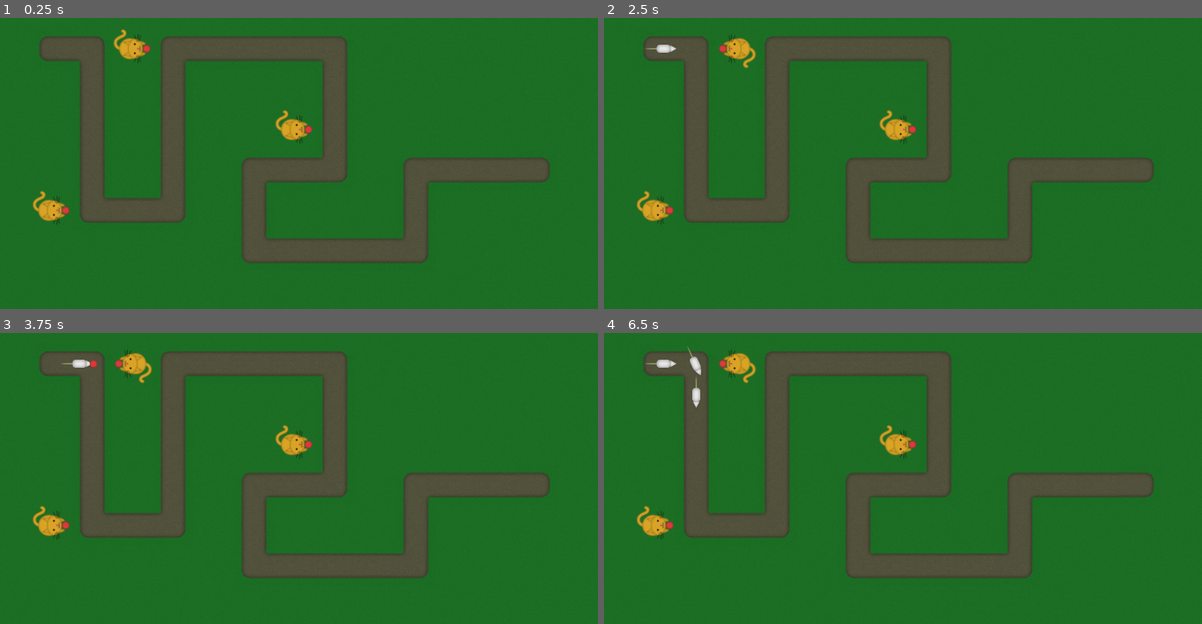
Above: before the commit, frames 1-4 (two rows, left to right).
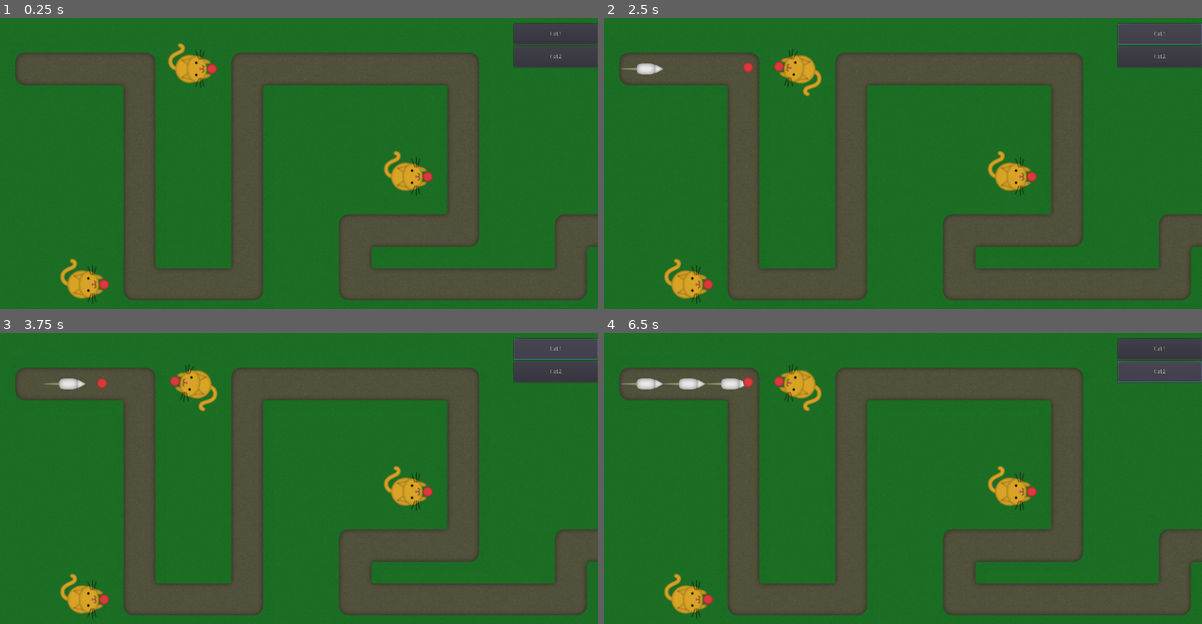
Above: after the commit, the same moments.

Repository: vibrunazo/godot-cats
Game: Godot game, scene res://scenes/Map.tscn
Same seed, same stepped clock (60 frames per second), same inputs: the game is played once before the commit and once after it.
Inputs (mouse positions are in pixels of both pictures, inside the frame that each line leads up to):
- Up to frame 1 (0.25 s): no input
- Up to frame 2 (2.5 s): click (1160, 32) at 0.5 s, where only the run after the commit has a clickable "Cat1"; click (1160, 55) at 1.25 s, where only the run after the commit has a clickable "Cat2"; click (1160, 32) at 2 s, where only the run after the commit has a clickable "Cat1"
- Up to frame 3 (3.75 s): click (556, 370) at 2.75 s, where only the run after the commit has a clickable "Cat2"; click (556, 347) at 3.5 s, where only the run after the commit has a clickable "Cat1"
- Up to frame 4 (6.5 s): click (1160, 370) at 4.25 s, where only the run after the commit has a clickable "Cat2"

The runs differ from the first frame. In frame 1, 40% of the frame differs, in the area x 2-100%, y 1-99%; in frame 2, 40%; in frame 3, 40%; in frame 4, 40%.

Commit message:
action buttons

Diff:
--- a/project.godot
+++ b/project.godot
@@ -38,8 +38,10 @@
 
 [display]
 
-window/size/width=2048
-window/size/height=1024
+window/size/width=1536
+window/size/height=768
+window/size/test_width=800
+window/size/test_height=400
 window/stretch/mode="2d"
 window/stretch/aspect="expand"
 
--- a/scenes/Cat.gd
+++ b/scenes/Cat.gd
@@ -26,8 +26,7 @@
 		follow_target()
 
 func follow_target():
-	var pos = target.global_position
-#	print('looking at %s at %s' % [target, pos])
+	var pos = target.position
 	$Turret.look_at(pos)
 
 func acquire_new_target(new_target: Node):
@@ -46,19 +45,16 @@
 	bullet.position = $Turret/Sprite/SpawnPosition.global_position
 	bullet.set_target(target)
 	get_tree().root.add_child(bullet)
-	print('shooting at target')
 
 func _on_AggroRange_area_entered(area: Node):
 	if !area.get_parent().is_in_group("mice"):
 		return
-	print('entered range %s' % area.get_parent().is_in_group("mice"))
 	acquire_new_target(area.get_parent())
 
 
 func _on_AggroRange_area_exited(area: Node):
 	if !area.get_parent().is_in_group("mice"):
 		return
-	print('exited range')
 	if area.get_parent() == target:
 		target = null
 
--- a/scenes/Cat.tscn
+++ b/scenes/Cat.tscn
@@ -5,7 +5,7 @@
 [ext_resource path="res://scenes/Cat.gd" type="Script" id=3]
 
 [sub_resource type="CircleShape2D" id=1]
-radius = 250.0
+radius = 350.0
 
 [node name="Cat" type="Node2D"]
 script = ExtResource( 3 )
--- a/scenes/Map.gd
+++ b/scenes/Map.gd
@@ -7,6 +7,12 @@
 # Called when the node enters the scene tree for the first time.
 func _ready():
 	el_path = $Path2D
+	for b in get_tree().get_nodes_in_group("action_button"):
+		print("found action button %s" % b.get_name())
+		b.connect("pressed", self, "action_pressed", [b.get_name()])
+
+func action_pressed(name):
+	print("pressed action %s" % name)
 
 
 # Called every frame. 'delta' is the elapsed time since the previous frame.
--- a/scenes/Map.tscn
+++ b/scenes/Map.tscn
@@ -56,7 +56,7 @@
 
 [sub_resource type="Curve2D" id=3]
 _data = {
-"points": PoolVector2Array( 0, 0, 0, 0, 192, 128, 0, 0, 0, 0, 320, 128, 0, 0, 0, 0, 320, 640, 0, 0, 0, 0, 576, 640, 0, 0, 0, 0, 576, 128, 0, 0, 0, 0, 1088, 128, 0, 0, 0, 0, 1088, 512, 0, 0, 0, 0, 832, 512, 0, 0, 0, 0, 832, 768, 0, 0, 0, 0, 1344, 768, 0, 0, 0, 0, 1344, 512, 0, 0, 0, 0, 1728, 512 )
+"points": PoolVector2Array( 0, 0, 0, 0, 64, 128, 0, 0, 0, 0, 320, 128, 0, 0, 0, 0, 320, 640, 0, 0, 0, 0, 576, 640, 0, 0, 0, 0, 576, 128, 0, 0, 0, 0, 1088, 128, 0, 0, 0, 0, 1088, 512, 0, 0, 0, 0, 832, 512, 0, 0, 0, 0, 832, 640, 0, 0, 0, 0, 1344, 640, 0, 0, 0, 0, 1344, 512, 0, 0, 0, 0, 1728, 512 )
 }
 
 [node name="Map" type="Node2D"]
@@ -72,7 +72,7 @@
 tile_set = SubResource( 2 )
 cell_size = Vector2( 128, 128 )
 format = 1
-tile_data = PoolIntArray( 65538, 0, 131072, 65539, 0, 2, 65541, 0, 1, 65542, 0, 0, 65543, 0, 0, 65544, 0, 0, 65545, 0, 2, 131075, 0, 65536, 131077, 0, 65536, 131081, 0, 65536, 196611, 0, 65536, 196613, 0, 65536, 196617, 0, 65536, 262147, 0, 65536, 262149, 0, 65536, 262151, 0, 1, 262152, 0, 0, 262153, 0, 65538, 262155, 0, 1, 262156, 0, 0, 262157, 0, 0, 262158, 0, 131073, 327683, 0, 65537, 327684, 0, 0, 327685, 0, 65538, 327687, 0, 65536, 327691, 0, 65536, 393223, 0, 65537, 393224, 0, 0, 393225, 0, 0, 393226, 0, 0, 393227, 0, 65538 )
+tile_data = PoolIntArray( 65537, 0, 131072, 65538, 0, 0, 65539, 0, 2, 65541, 0, 1, 65542, 0, 0, 65543, 0, 0, 65544, 0, 0, 65545, 0, 2, 131075, 0, 65536, 131077, 0, 65536, 131081, 0, 65536, 196611, 0, 65536, 196613, 0, 65536, 196617, 0, 65536, 262147, 0, 65536, 262149, 0, 65536, 262151, 0, 1, 262152, 0, 0, 262153, 0, 65538, 262155, 0, 1, 262156, 0, 0, 262157, 0, 0, 262158, 0, 131073, 327683, 0, 65537, 327684, 0, 0, 327685, 0, 65538, 327687, 0, 65537, 327688, 0, 0, 327689, 0, 0, 327690, 0, 0, 327691, 0, 65538 )
 
 [node name="Path2D" type="Path2D" parent="."]
 position = Vector2( 128, 64 )
@@ -93,4 +93,32 @@
 [node name="Cat3" parent="Cats" instance=ExtResource( 2 )]
 position = Vector2( 1088, 448 )
 
+[node name="UI" type="CanvasLayer" parent="."]
+
+[node name="HUD" type="Control" parent="UI"]
+anchor_right = 1.0
+anchor_bottom = 1.0
+
+[node name="ActionBar" type="VBoxContainer" parent="UI/HUD"]
+anchor_left = 1.0
+anchor_top = 0.5
+anchor_right = 1.0
+anchor_bottom = 0.5
+margin_left = -200.0
+margin_top = -300.0
+margin_bottom = 300.0
+
+[node name="Cat1" type="Button" parent="UI/HUD/ActionBar" groups=["action_button"]]
+margin_right = 200.0
+margin_bottom = 50.0
+rect_min_size = Vector2( 50, 50 )
+text = "Cat1"
+
+[node name="Cat2" type="Button" parent="UI/HUD/ActionBar" groups=["action_button"]]
+margin_top = 54.0
+margin_right = 200.0
+margin_bottom = 104.0
+rect_min_size = Vector2( 50, 50 )
+text = "Cat2"
+
 [connection signal="timeout" from="SpawnTimer" to="." method="_on_SpawnTimer_timeout"]
--- a/scenes/Mouse.gd
+++ b/scenes/Mouse.gd
@@ -37,4 +37,3 @@
 	if health <= 0:
 		health = 0
 		end()
-	print('mouse got hit')
